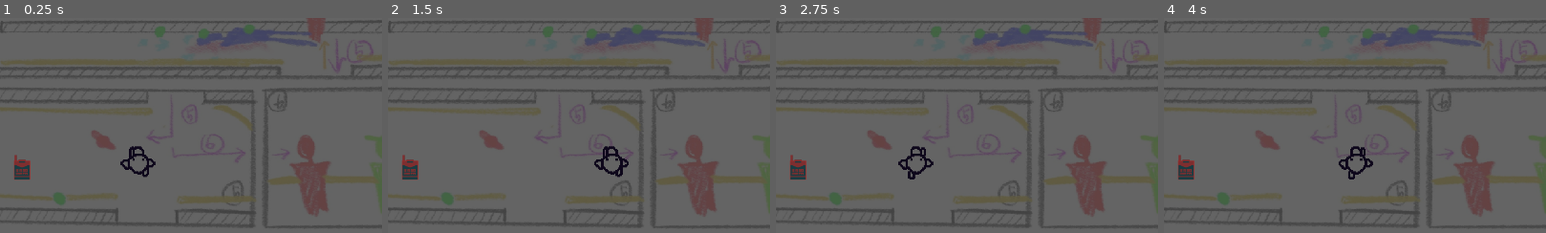
Above: before the commit, frames 1-4 (left to right).
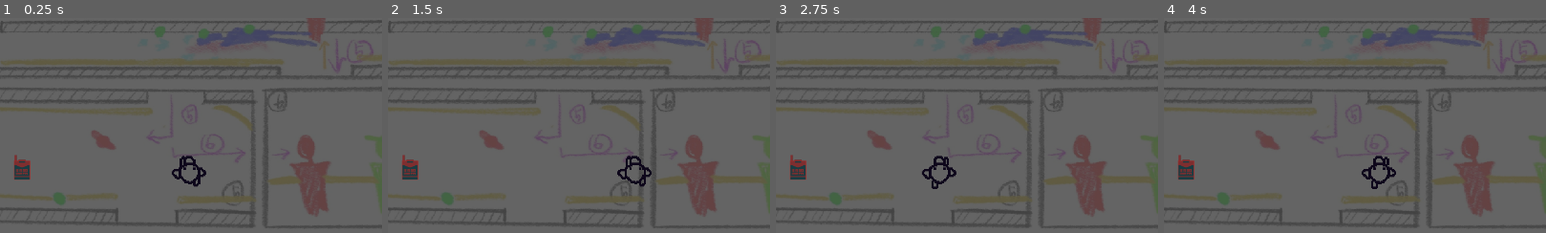
Above: after the commit, the same moments.

Repository: GDYUClub/term-project-w25
Game: Godot game, scene res://src/levels/tutorial/tutorial.tscn
Same seed, same stepped clock (60 frames per second), same inputs: the game is played once before the commit and once after it. This scene is started directly instead of the project's main scene.
Inputs (mouse positions are % of the whole screen's width and height, from its top left):
- Up to frame 1 (0.25 s): no input
- Up to frame 2 (1.5 s): tap Enter (ui_accept) at 0.5 s; move the mouse to (72, 45) at 0.52 s; hold D (right) 0.53-1.25 s; tap C (crouch) at 0.6 s; click (72, 45) at 0.67 s; tap Space (jump) at 0.77 s; drag from (30, 55) to (20, 85) at 1.27 s
- Up to frame 3 (2.75 s): tap Enter (ui_accept) at 2 s; move the mouse to (60, 28) at 2.02 s; hold A (left) from 2.03 s (still down); tap E (interact) at 2.1 s
- Up to frame 4 (4 s): release A (left) at 2.75 s; drag from (45, 70) to (20, 35) at 2.77 s; tap Enter (ui_accept) at 3.5 s; move the mouse to (80, 65) at 3.52 s; hold D (right) from 3.53 s (still down); tap C (crouch) at 3.6 s; tap Space (jump) at 3.77 s
The pictures show only the part of the screen within x 17-67%, y 50-100%; the shares and areas given below are measured in that part.

The runs differ from the first frame. In frame 1, 0.9% of the frame differs, in the area x 31-54%, y 59-79%; in frame 2, 0.9%; in frame 3, 0.9%; in frame 4, 0.9%.

Commit message:
not sure what change this is but Im in my own branch nwo

Diff:
--- a/src/levels/tutorial/tutorial.tscn
+++ b/src/levels/tutorial/tutorial.tscn
@@ -86,4 +86,4 @@
 clue = ExtResource("2_5f4ee")
 
 [node name="Player" parent="." instance=ExtResource("4_altkg")]
-position = Vector2(672, 898)
+position = Vector2(800, 922)
